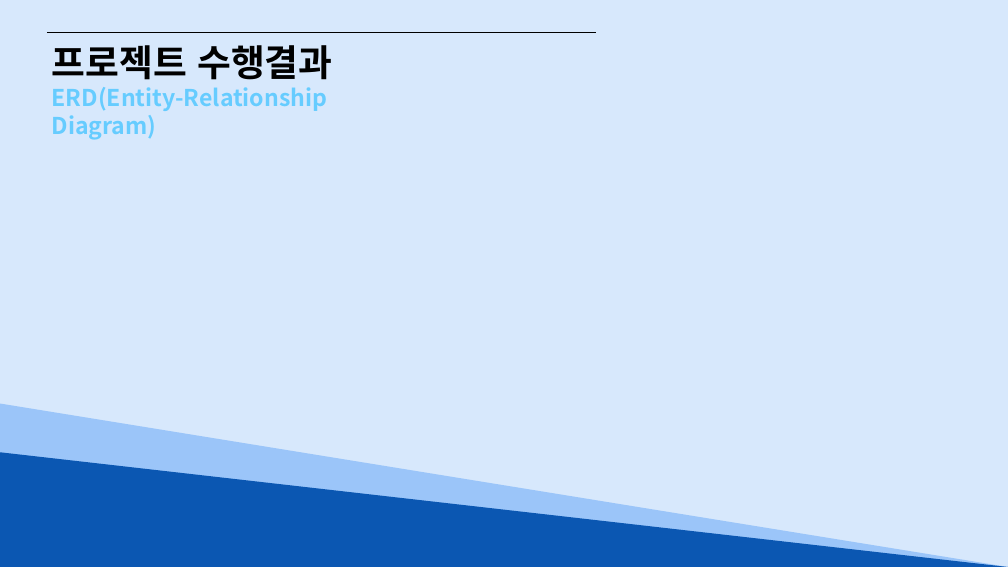
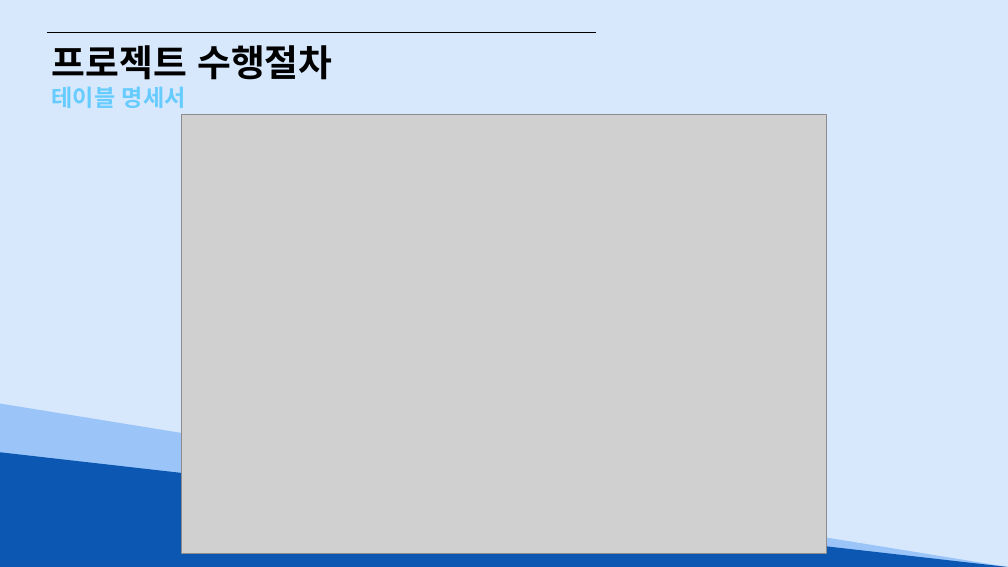
Before and after one commit to Hyno2/CSharpProject, a slide deck: slide 12 of 앉아써 팀(대구광역시 맛집데이터 조회시스템).pptx (slide 36 before the commit). Drawn at 1008x567 pixels with LibreOffice and Linux fonts; fonts in the diff are those of the drawing; grey boxes stand for pictures. Boxes give left, top, right and bottom in pixels: in the first picture for what was removed or moved away, otherwise in the second. Text is boxed around its words. In the diff, an @@ line names an element or a change of style, - is before the commit and + after.

```diff
--- a/앉아써 팀(대구광역시 맛집데이터 조회시스템).pptx
+++ b/앉아써 팀(대구광역시 맛집데이터 조회시스템).pptx
@@ text at <box>52,45,332,80</box>: text changed @@
-프로젝트 수행결과
+프로젝트 수행절차
@@ text at <box>52,86,186,108</box>: text changed @@
-ERD(Entity-Relationship Diagram)
+테이블 명세서
@@ picture added at <box>182,115,827,554</box> @@
```
Also in this commit, not shown: 12 other slides changed, 3 slides added, 14 slides removed, 2 other files.
